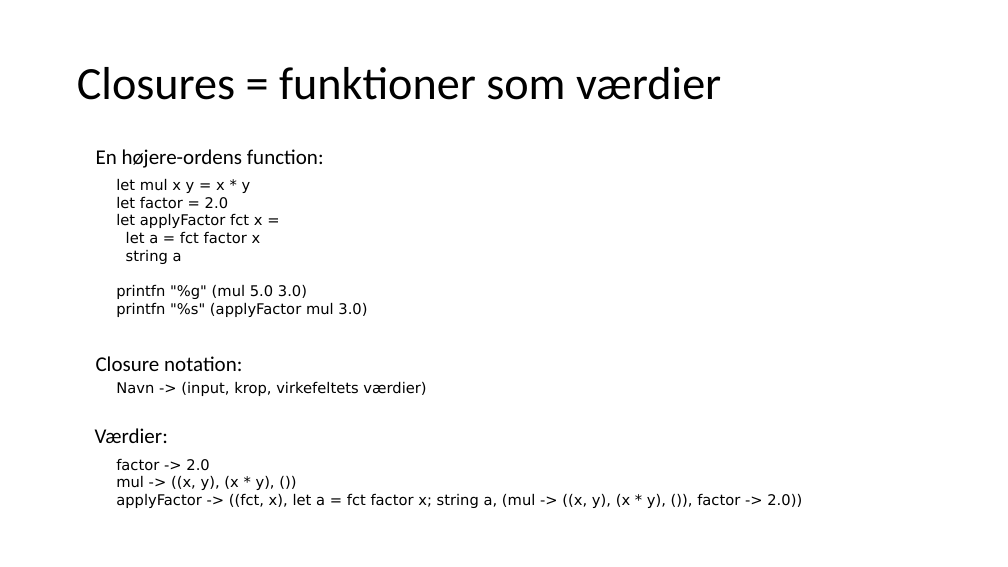
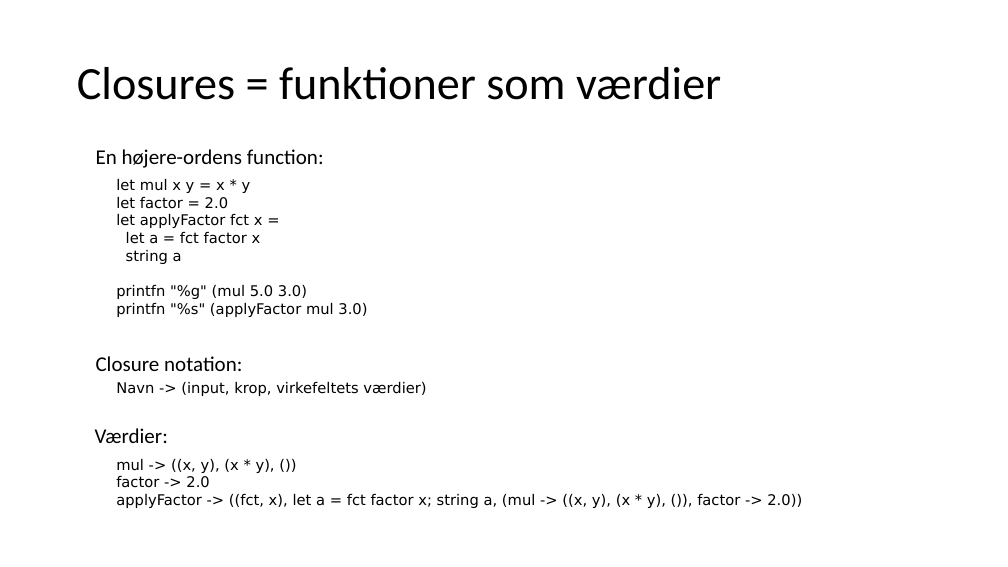
Before and after one commit to fisterloegsovs/pop22, a slide deck: slide 3 of lectures/4.3Tracing/lecture.pptx. Drawn at 1008x567 pixels with LibreOffice and Linux fonts; fonts in the diff are those of the drawing. Boxes give left, top, right and bottom in pixels: in the first picture for what was removed or moved away, otherwise in the second. Text is boxed around its words. In the diff, an @@ line names an element or a change of style, - is before the commit and + after.

```diff
--- a/lectures/4.3Tracing/lecture.pptx
+++ b/lectures/4.3Tracing/lecture.pptx
@@ text at bbox=[116, 459, 275, 473]: paragraph added @@
+mul -> ((x, y), (x * y), ())
@@ text at bbox=[116, 476, 275, 490]: paragraph removed @@
-mul -> ((x, y), (x * y), ())
```
Also in this commit, not shown: 2 other slides changed, 2 other files.
